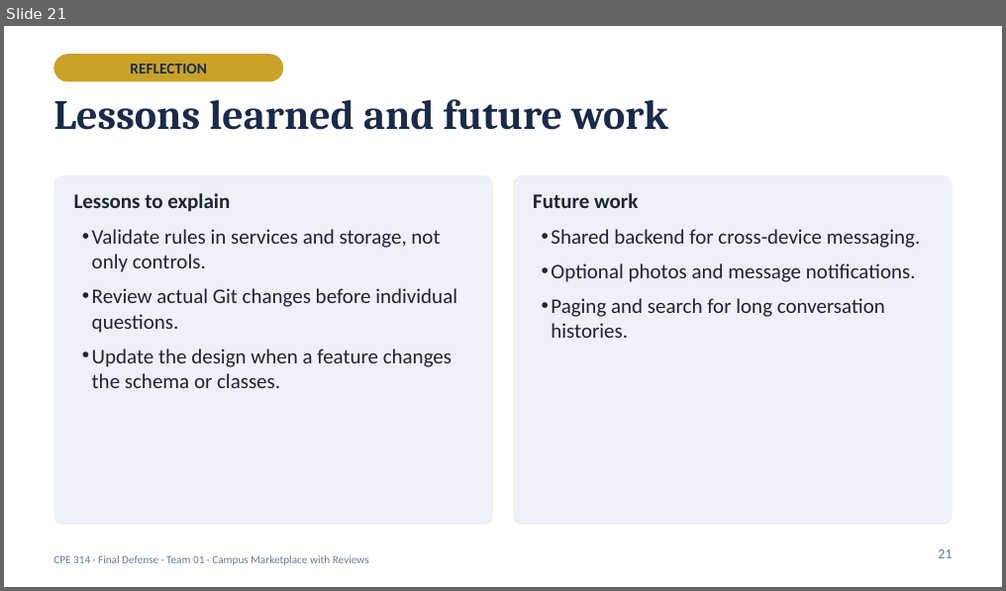
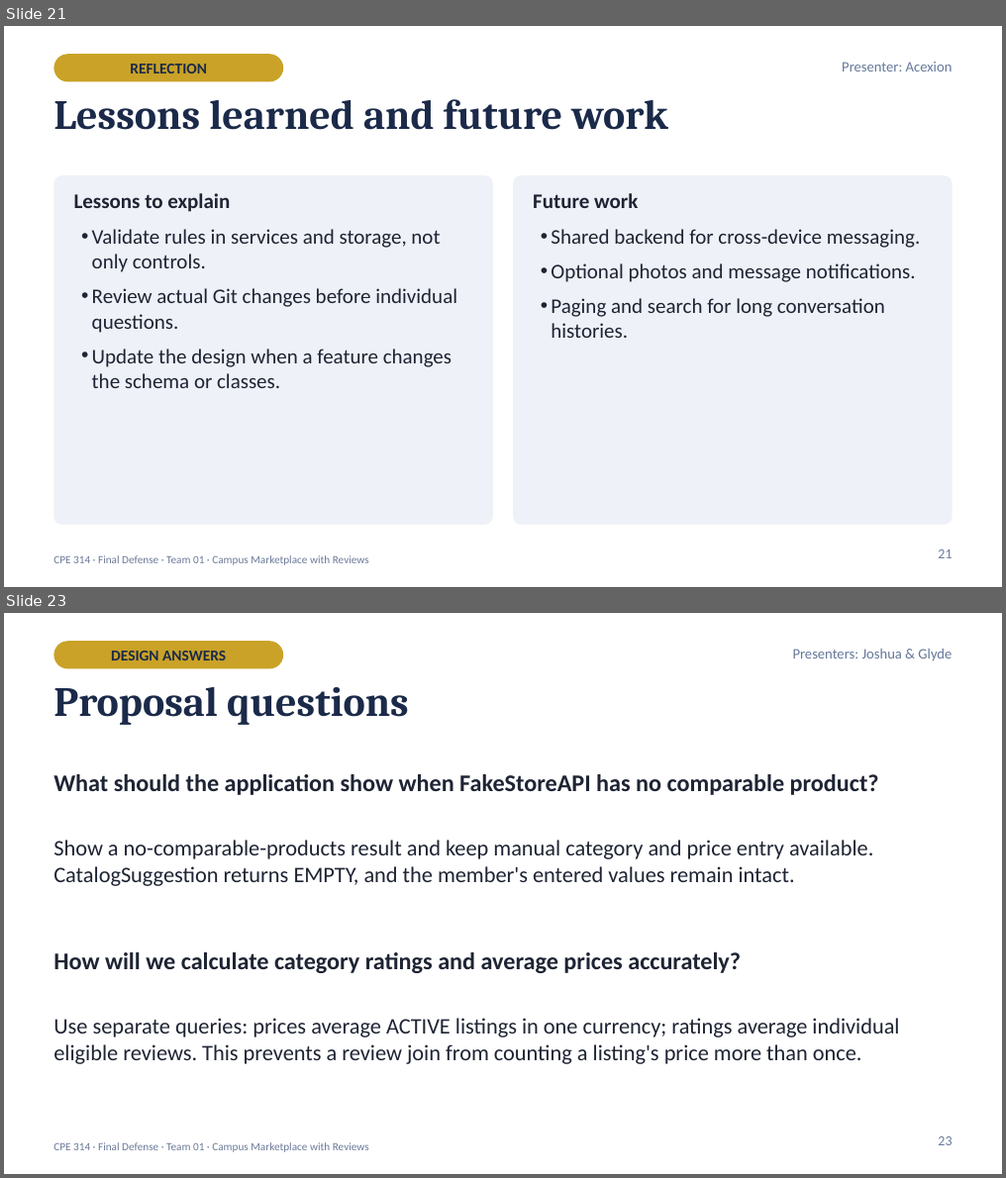
Before and after one commit to XionAce/cpe314-69323-capstone-team-01, a slide deck: docs/Group1_Campus_Marketplace_Final_Defense.pptx. Shown one above the other, each under a label of ours: slide 21 before the commit, slides 21 and 23 after it; the slides between them are not shown. The pictures are 1006x591 and 1006x1178 pixels, drawn with LibreOffice and Linux fonts; fonts in the diff are those of the drawing. Boxes give left, top, right and bottom in pixels: in the first picture for what was removed or moved away, otherwise in the second. Text is boxed around its words. In the diff, an @@ line names an element or a change of style, - is before the commit and + after.

Commit message:
docs: revise project design and final defense presentation

```diff
--- a/docs/Group1_Campus_Marketplace_Final_Defense.pptx
+++ b/docs/Group1_Campus_Marketplace_Final_Defense.pptx
@@ slide 23 added at <box>4,613,1002,1174</box>, background #FFFFFF; not listed: 1 template element that a slide beside it also shows @@
@@ rounded rectangle added at <box>54,641,283,668</box>, fill #C9A227 @@
@@ text added at <box>111,651,226,661</box>, 11 pt, text #1B2A49, bold @@
+DESIGN ANSWERS
@@ text added at <box>793,649,951,662</box>, 10.5 pt, text #66799B @@
+Presenters: Joshua & Glyde
@@ title added at <box>54,687,409,725</box>, 30 pt, text #1B2A49, bold @@
+Proposal questions
@@ text added at <box>54,774,879,795</box>, 17.2 pt, text #1E2433, bold @@
+What should the application show when FakeStoreAPI has no comparable product?
@@ text added at <box>54,840,873,886</box>, 16 pt, text #1E2433 @@
+Show a no-comparable-products result and keep manual category and price entry available. CatalogSuggestion returns EMPTY, and the member's entered values remain intact.
@@ text added at <box>54,953,741,973</box>, 17.2 pt, text #1E2433, bold @@
+How will we calculate category ratings and average prices accurately?
@@ text added at <box>54,1018,899,1064</box>, 16 pt, text #1E2433 @@
+Use separate queries: prices average ACTIVE listings in one currency; ratings average individual eligible reviews. This prevents a review join from counting a listing's price more than once.
@@ page number added at <box>938,1137,951,1146</box>, 10 pt, text #6B7A99 @@
+23
@@ slide 21 changed as well @@
@@ text added at <box>842,62,952,72</box>, 10.5 pt, text #66799B @@
+Presenter: Acexion
```
Also in this commit, not shown: 18 other slides changed, 4 other slides added, 3 slides removed, 8 other files.
